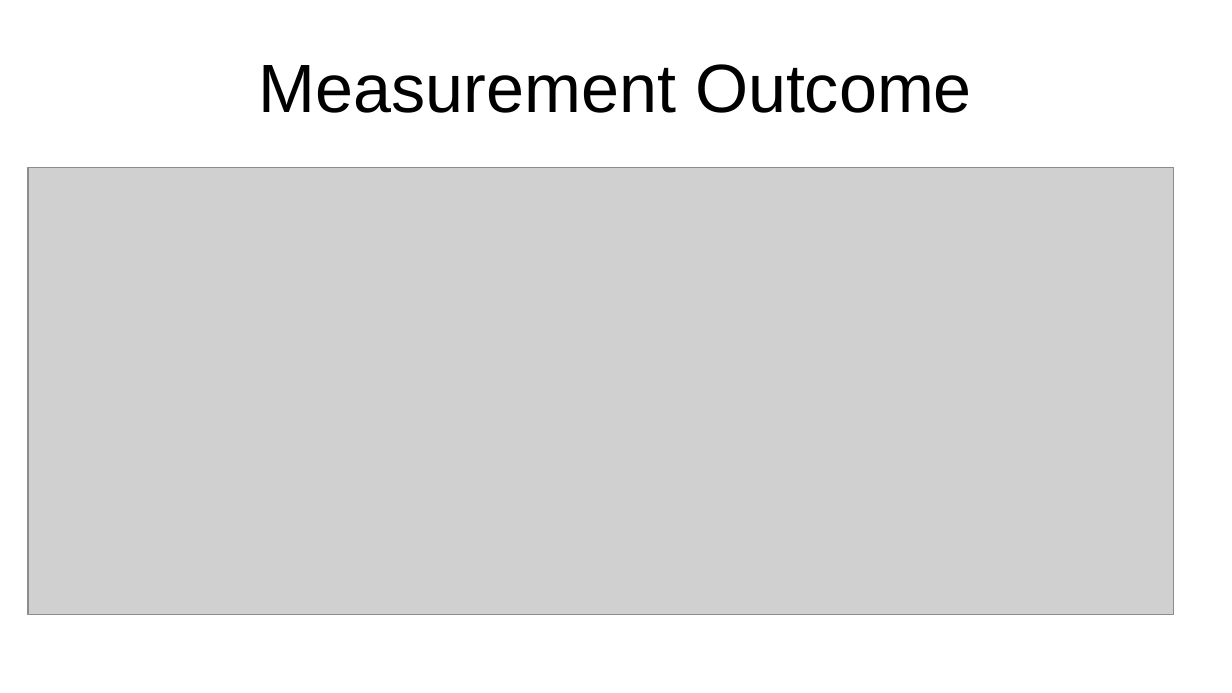
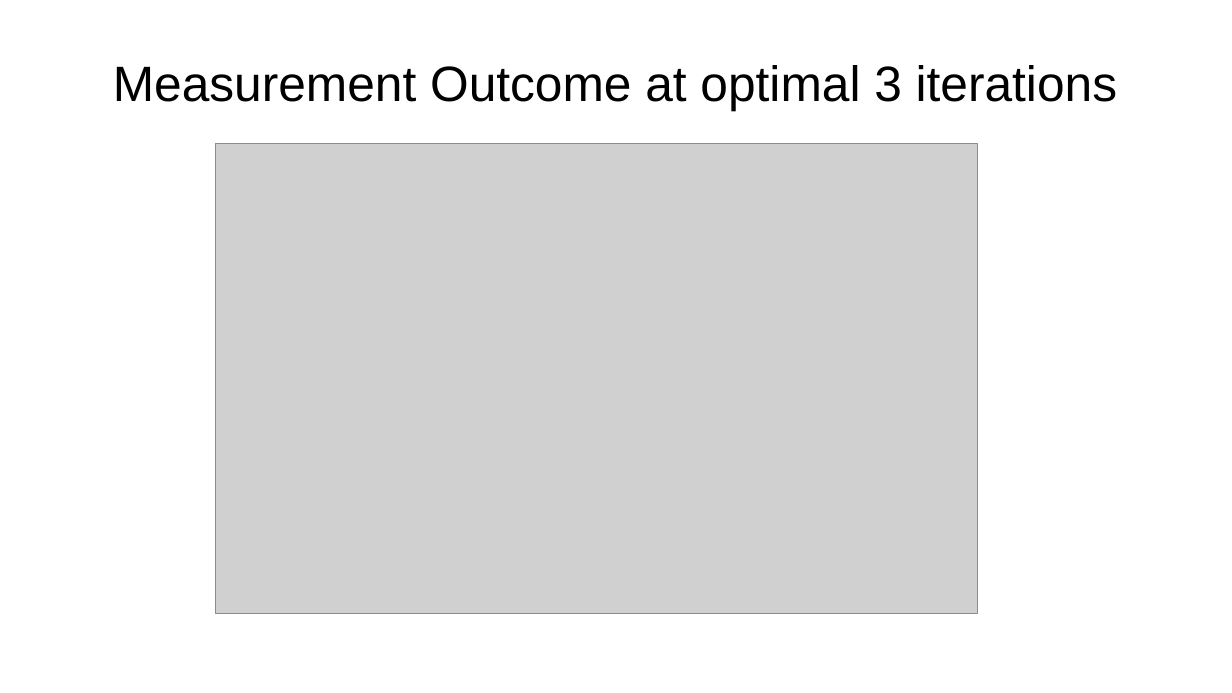
Before and after one commit to LaplaceDaemon101/grover-search, a slide deck: slide 7 of Group_No_6A.pptx (slide 8 before the commit). Drawn at 1232x693 pixels with LibreOffice and Linux fonts; fonts in the diff are those of the drawing; grey boxes stand for pictures. Boxes give left, top, right and bottom in pixels: in the first picture for what was removed or moved away, otherwise in the second. Text is boxed around its words. In the diff, an @@ line names an element or a change of style, - is before the commit and + after.

```diff
--- a/Group_No_6A.pptx
+++ b/Group_No_6A.pptx
@@ title at (113, 65, 1117, 111): text changed; size 44 to 32 pt @@
-Measurement Outcome
+Measurement Outcome at optimal 3 iterations
@@ picture: place and size @@
-picture at (28, 168, 1174, 615)
+picture at (216, 143, 977, 614)
```
Also in this commit, not shown: 9 other slides changed.
